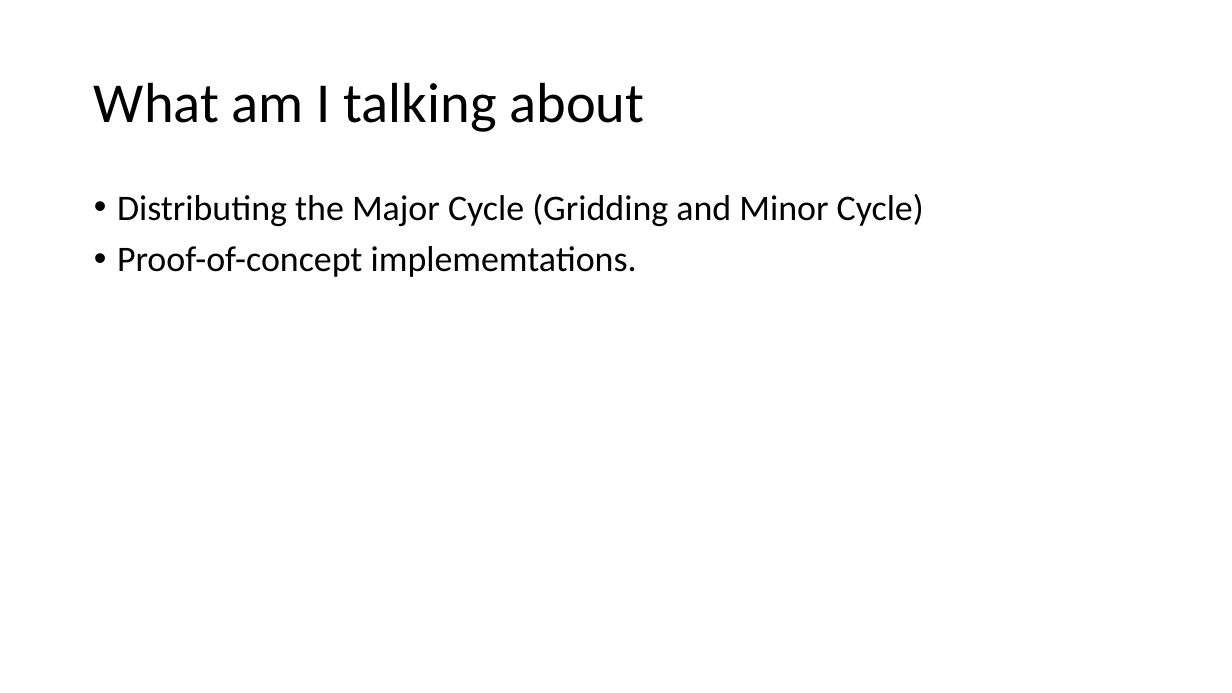
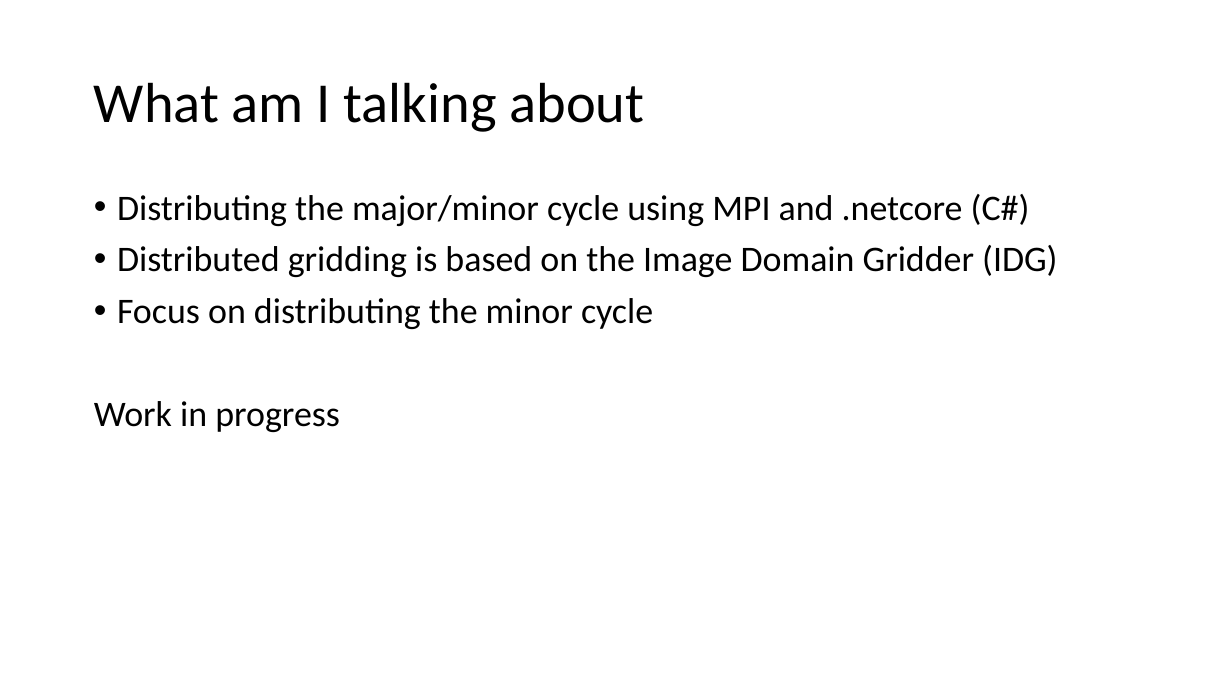
Before and after one commit to lord-blueberry/p9-doc, a slide deck: slide 3 of SKA-Days/Towards Distributed Image Reconstruction.pptx. Drawn at 1232x693 pixels with LibreOffice and Linux fonts; fonts in the diff are those of the drawing. Boxes give left, top, right and bottom in pixels: in the first picture for what was removed or moved away, otherwise in the second. Text is boxed around its words. In the diff, an @@ line names an element or a change of style, - is before the commit and + after.

Commit message:
rewriting the major/minor cycle explanation

```diff
--- a/SKA-Days/Towards Distributed Image Reconstruction.pptx
+++ b/SKA-Days/Towards Distributed Image Reconstruction.pptx
@@ text at (x1=94, y1=194, x2=1057, y2=432): text changed @@
-• Distributing the Major Cycle (Gridding and Minor Cycle)
-• Proof-of-concept implememtations.
+• Distributing the major/minor cycle using MPI and .netcore (C#)
+• Distributed gridding is based on the Image Domain Gridder (IDG)
+• Focus on distributing the minor cycle
+Work in progress
```
Also in this commit, not shown: 8 other slides changed, 1 slide added, 6 slides removed, 4 other files.
